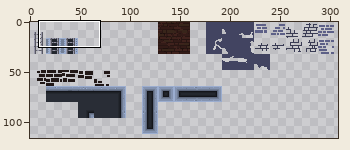
Edited in one commit: pixel-art file (art/tiles.aseprite). The first picture is a wide view before the edit; the outline marks the close-up.
Close-up. As it was:
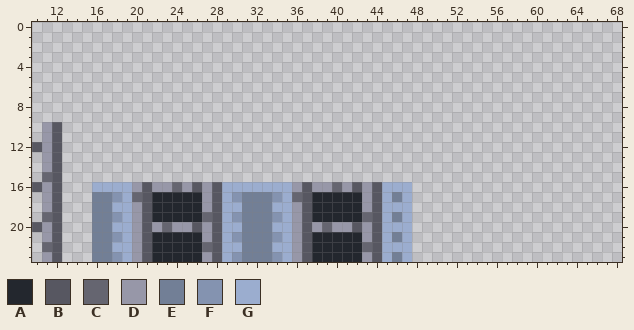
512x512 pixels, 1 frame. Colours within 5 levels of each other are drawn and written as one. Shown: x 10..68, y 0..23. The wide view leaves out empty margins.
Palette (. is transparent): A #23272e  B #575761  C #656570  D #9797a8  E #727f96  F #8493b0  G #9badcf
Pixels before, first column x 10:
10 .DB...................................
11 .DB...................................
12 BDB...................................
13 .DB...................................
14 .DB...................................
15 .CB...................................
16 BDB...GGGGDBDDCDBDBGGGGGGGDBDDCDBDBGGG
17 .DB...EEFGCBAAAAADBGFEEEFGCBAAAAADBGEG
18 .DB...EEGGDBAAAAADBGGEEEGGDBAAAAADBGGG
19 .CB...EEFGDBAAAAACBGFEEEFGDBAAAAACBGEG
20 BDB...EEGGDBDCDDBDBGGEEEGGDBDCDDBDBGGG
21 .DB...EEFGDBAAAAADBGFEEEFGDBAAAAADBGEG
22 .CB...EEGGDBAAAAACBGGEEEGGDBAAAAACBGGG
23 .DB...EEFGDBAAAAADBGFEEEFGDBAAAAADBGEG
Now the later version:
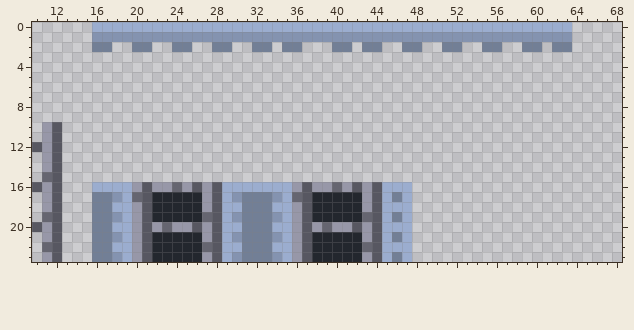
The exact change:
Changed rows in their new state; - is an unchanged pixel.
first column x 16:
 0 GGGGGGGGGGGGGGGGGGGGGGGGGGGGGGGGGGGGGGGGGGGGGGGG
 1 FFFFFFFFFFFFFFFFFFFFFFFFFFFFFFFFFFFFFFFFFFFFFFFF
 2 EE--EE--EE--EE--EE-EE---EE-EE--EE--EE--EE--EE-EE
Pixel boxes of the changes (left, top, right, bottom) in both close-ups:
added: (92, 22, 572, 52)
